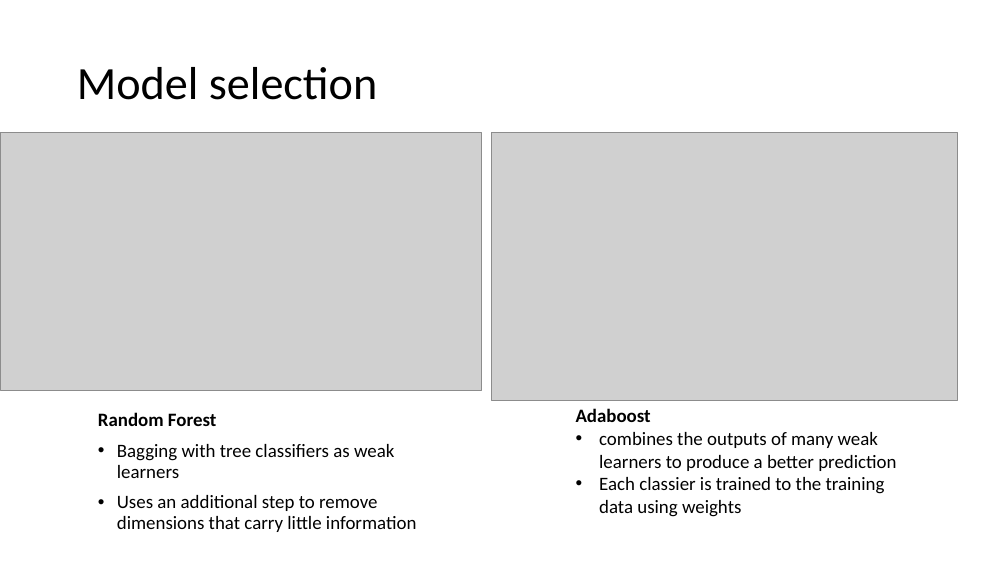
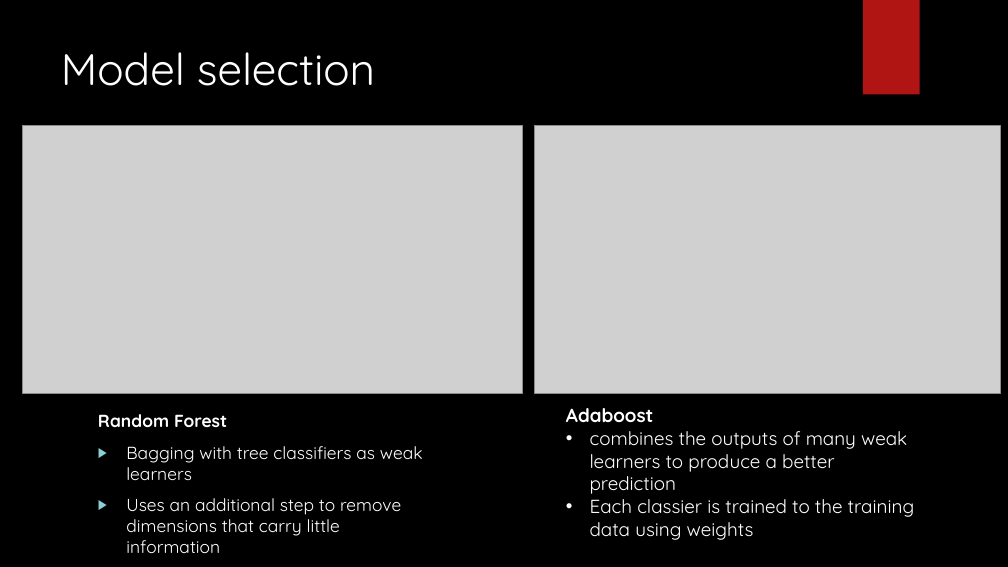
Before and after one commit to TZstatsADS/Spr2016-Proj3-Grp5, a slide deck: slide 9 of doc/presentation.pptx. Drawn at 1008x567 pixels with LibreOffice and Linux fonts; fonts in the diff are those of the drawing; grey boxes stand for pictures; background and template pictures are left out. Boxes give left, top, right and bottom in pixels: in the first picture for what was removed or moved away, otherwise in the second. Text is boxed around its words. In the diff, an @@ line names an element or a change of style, - is before the commit and + after.

```diff
--- a/doc/presentation.pptx
+++ b/doc/presentation.pptx
@@ background #FFFFFF to picture (left out) @@
@@ rectangle added at (863,0,920,95), fill #B01513 @@
@@ title "Model selection": place and size @@
-title "Model selection" at (77,67,377,100)
+title "Model selection" at (61,52,375,86)
@@ title "Model selection" at (61,52,375,86): size 44 to 42 pt, font Calibri to Quicksand, text colour #000000 to #FFFFFF; line spacing 0.9 to 1; vertical alignment middle to top @@
@@ picture: place and size @@
-picture at (0,132,482,390)
+picture at (23,126,523,393)
@@ picture: place and size @@
-picture at (492,132,957,400)
+picture at (535,126,1001,393)
@@ text "Random Forest" at (98,414,423,536): size 18 to 16.6 pt, font Calibri to Quicksand, text colour #000000 to #FFFFFF; line spacing 0.9 to 1; bullet • to ▶ @@
@@ text "Adaboost": place and size @@
-text "Adaboost" at (576,408,896,517)
+text "Adaboost" at (566,408,914,540)
@@ text "Adaboost" at (566,408,914,540): font Calibri to Quicksand, text colour #000000 to #FFFFFF @@
```
Also in this commit, not shown: 11 other slides changed, 1 slide added, 1 slide removed, 2 other files.
